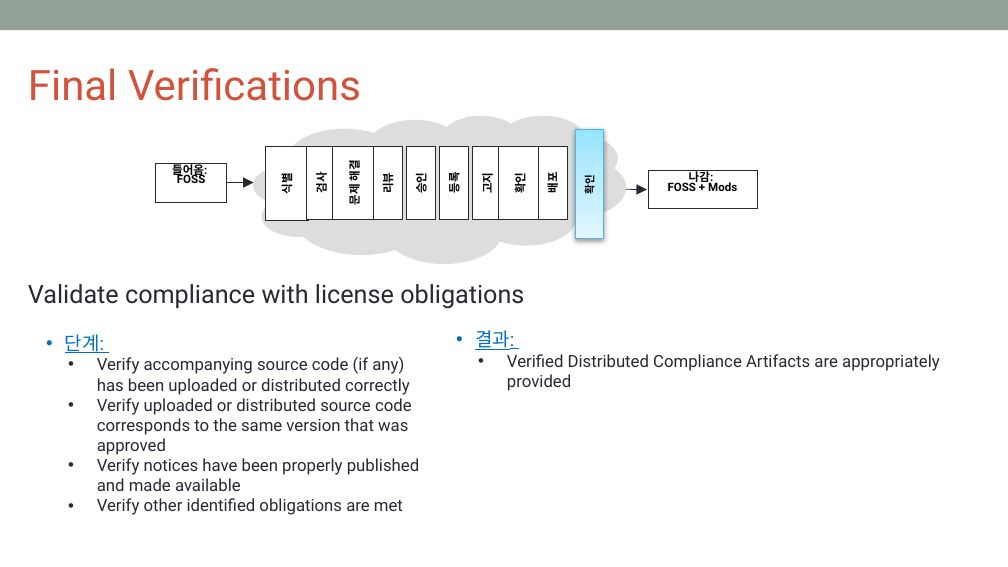
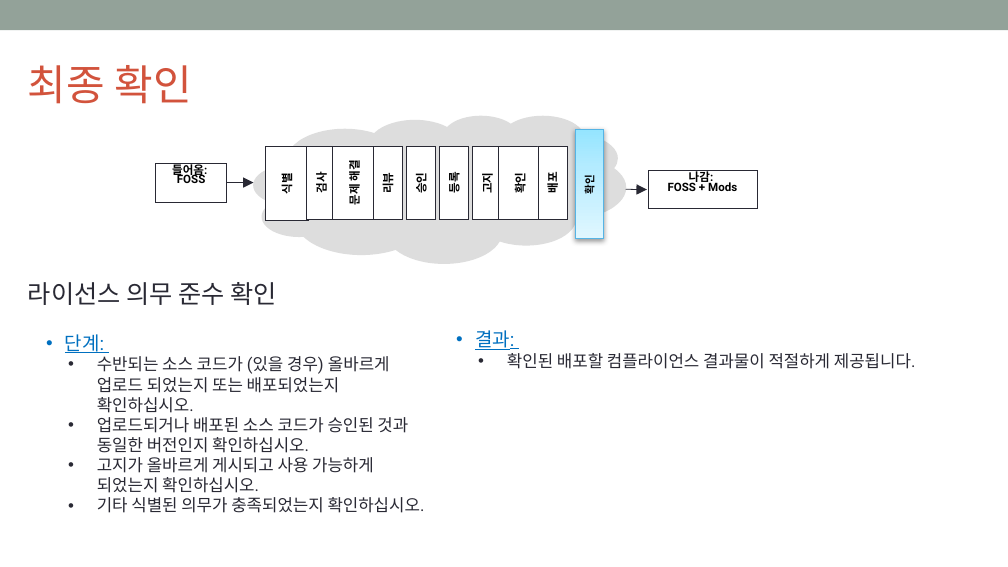
Before and after one commit to OpenChain-KWG/Curriculum-Translation-KR, a slide deck: slide 66 of target/slides/openchain-curriculum-for-1-1.pptx. Drawn at 1008x567 pixels with LibreOffice and Linux fonts; fonts in the diff are those of the drawing; background and template pictures are left out. Boxes give left, top, right and bottom in pixels: in the first picture for what was removed or moved away, otherwise in the second. Text is boxed around its words. In the diff, an @@ line names an element or a change of style, - is before the commit and + after.

```diff
--- a/target/slides/openchain-curriculum-for-1-1.pptx
+++ b/target/slides/openchain-curriculum-for-1-1.pptx
@@ text at (28, 65, 191, 104): text changed @@
-Final Verifications
+최종 확인
@@ text at (28, 282, 276, 305): text changed @@
-Validate compliance with license obligations
+라이선스 의무 준수 확인
@@ text at (97, 356, 425, 513): text changed @@
-• Verify accompanying source code (if any) has been uploaded or distributed correctly
-• Verify uploaded or distributed source code corresponds to the same version that was approved
-• Verify notices have been properly published and made available
-• Verify other identified obligations are met
+• 수반되는 소스 코드가 (있을 경우) 올바르게 업로드 되었는지 또는 배포되었는지 확인하십시오.
+• 업로드되거나 배포된 소스 코드가 승인된 것과 동일한 버전인지 확인하십시오.
+• 고지가 올바르게 게시되고 사용 가능하게 되었는지 확인하십시오.
+• 기타 식별된 의무가 충족되었는지 확인하십시오.
@@ text at (507, 353, 916, 369): text changed @@
-• Verified Distributed Compliance Artifacts are appropriately provided
+• 확인된 배포할 컴플라이언스 결과물이 적절하게 제공됩니다.
```
Also in this commit, not shown: 7 other slides changed, 7 other files.
